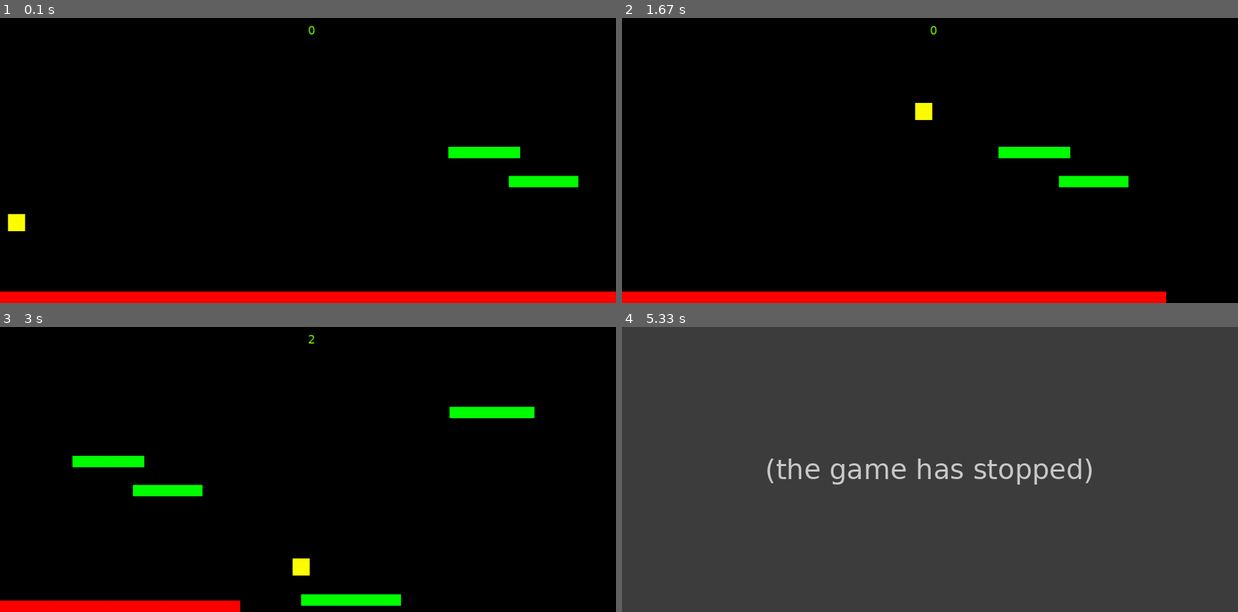
Above: before the commit, frames 1-4 (two rows, left to right).
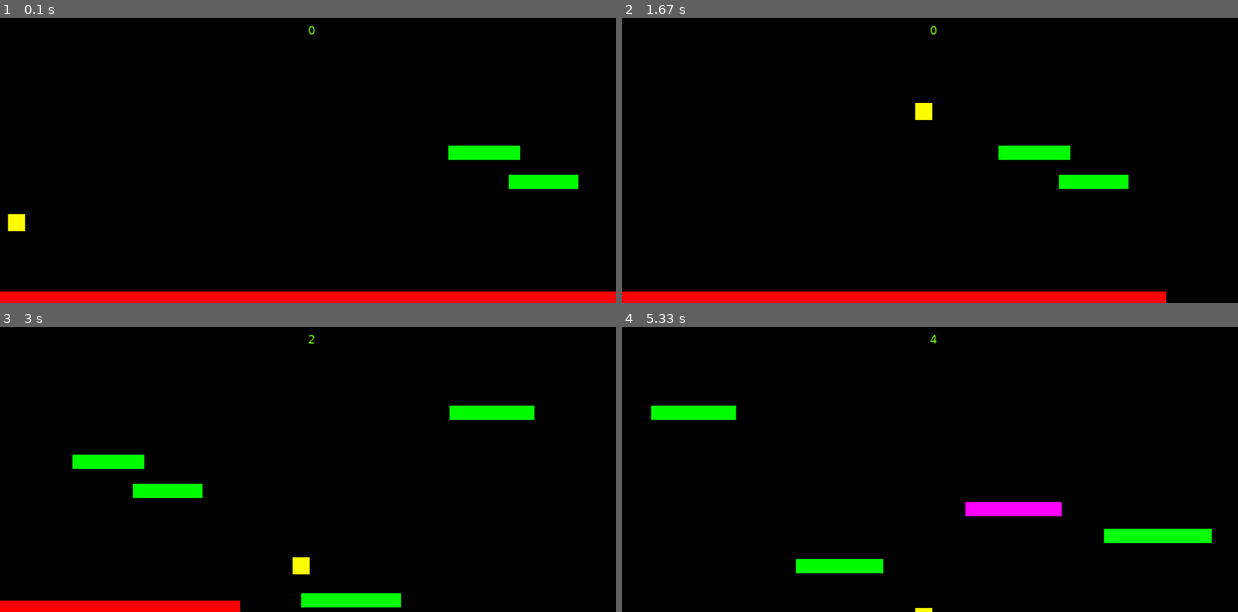
Above: after the commit, the same moments.

Repository: meaniebeanie22/pygame-games
Game: pygame game, started from final.py
The game is run twice, just before and just after one commit, with the same random seed, the same clock (stepped at 60 frames per second) and the same inputs.
Inputs:
- Up to frame 1 (0.1 s): no input
- Up to frame 2 (1.67 s): hold Up 0.33-0.8 s; hold Down 0.83-1.13 s; hold Up 1.17-1.53 s; hold Down from 1.57 s (still down)
- Up to frame 3 (3 s): release Down at 1.93 s; hold Up 1.97-2.27 s; hold Down 2.3-2.6 s; hold Up from 2.63 s (still down)
- Up to frame 4 (5.33 s): release Up at 3 s; hold Down 3.03-3.4 s; hold Up 3.43-3.73 s; hold Down 3.77-4.07 s; hold Up 4.1-4.47 s; hold Down 4.5-4.87 s

The runs differ from the first frame. In frame 1, 0.3% of the frame differs, in the area x 72-94%, y 44-61%; in frame 2, 0.3%; in frame 3, 0.8%; in frame 4, 100%, in the area x 0-100%, y 0-100%.
Before the commit the program exited at 5.03 s; later frames show no game.

Commit message:
platform width

Diff:
--- a/final.py
+++ b/final.py
@@ -92,7 +92,7 @@
     def __init__(self):
         super().__init__()
         self.special = False
-        self.surf = pygame.Surface((random.randint(100,200), 20))
+        self.surf = pygame.Surface((random.randint(100,200), 25))
         if random.randint(1,P1.score//2+10) == 1: # special tile
             self.surf.fill((255,0,255))
             self.special = True
